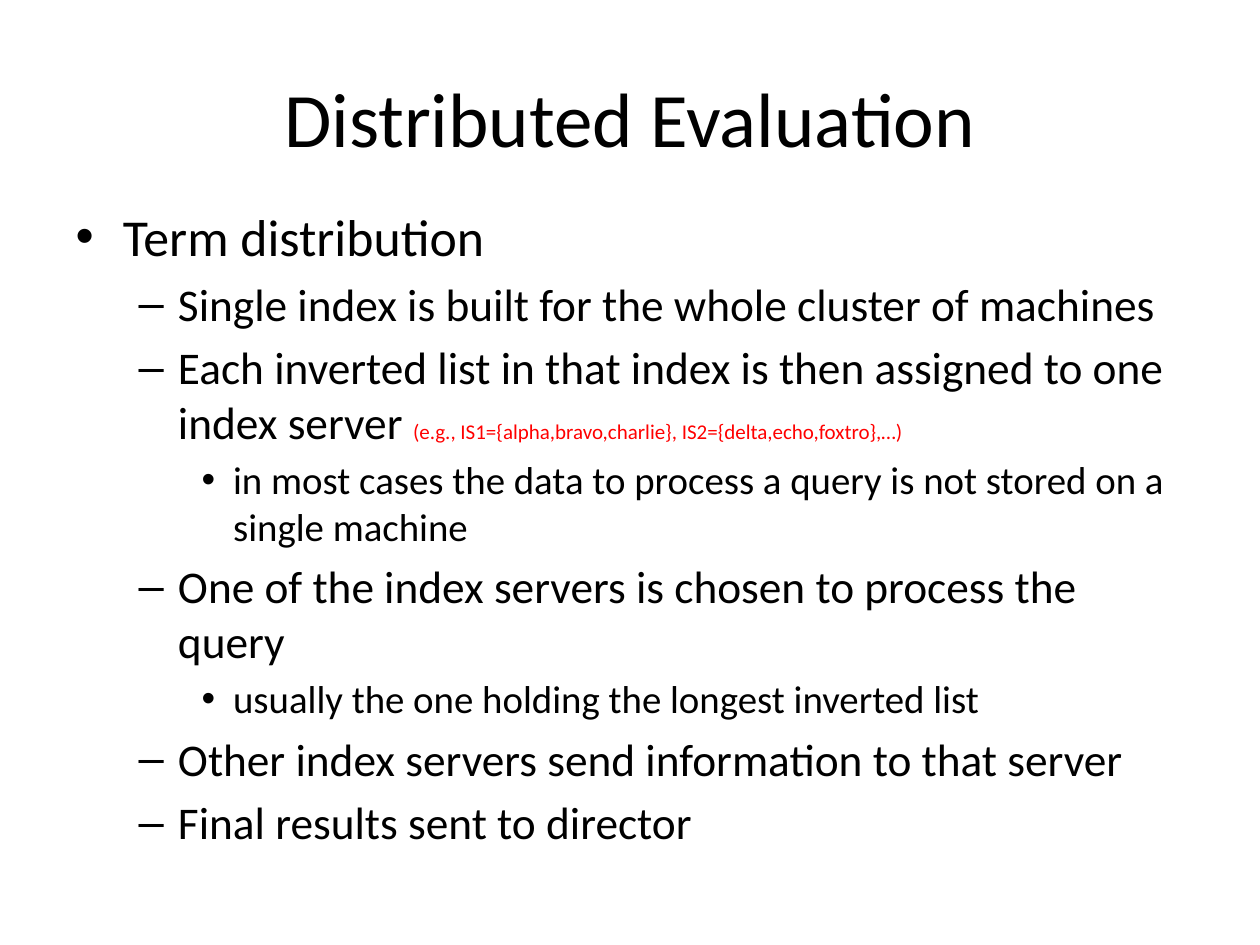
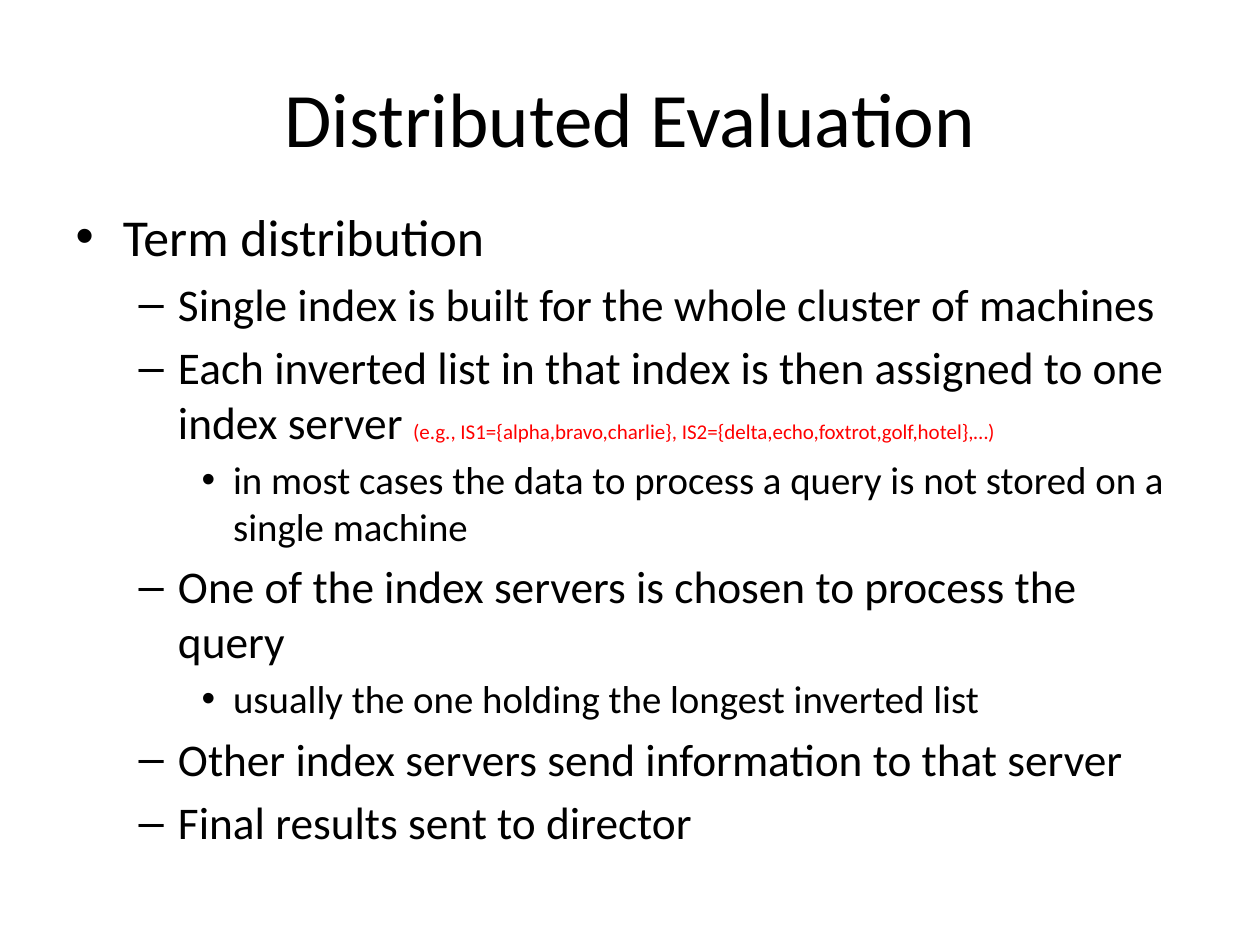
Before and after one commit to phvargas/cs834-f16, a slide deck: slide 63 of slides/chap5-mln.pptx. Drawn at 1260x945 pixels with LibreOffice and Linux fonts; fonts in the diff are those of the drawing. Boxes give left, top, right and bottom in pixels: in the first picture for what was removed or moved away, otherwise in the second. Text is boxed around its words. In the diff, an @@ line names an element or a change of style, - is before the commit and + after.

Commit message:
week 5 slides

```diff
--- a/slides/chap5-mln.pptx
+++ b/slides/chap5-mln.pptx
@@ text at <box>178,352,1163,443</box>: text changed @@
-  – Each inverted list in that index is then assigned to one index server (e.g., IS1={alpha,bravo,charlie}, IS2={delta,echo,foxtro},…)
+  – Each inverted list in that index is then assigned to one index server (e.g., IS1={alpha,bravo,charlie}, IS2={delta,echo,foxtrot,golf,hotel},…)
```
